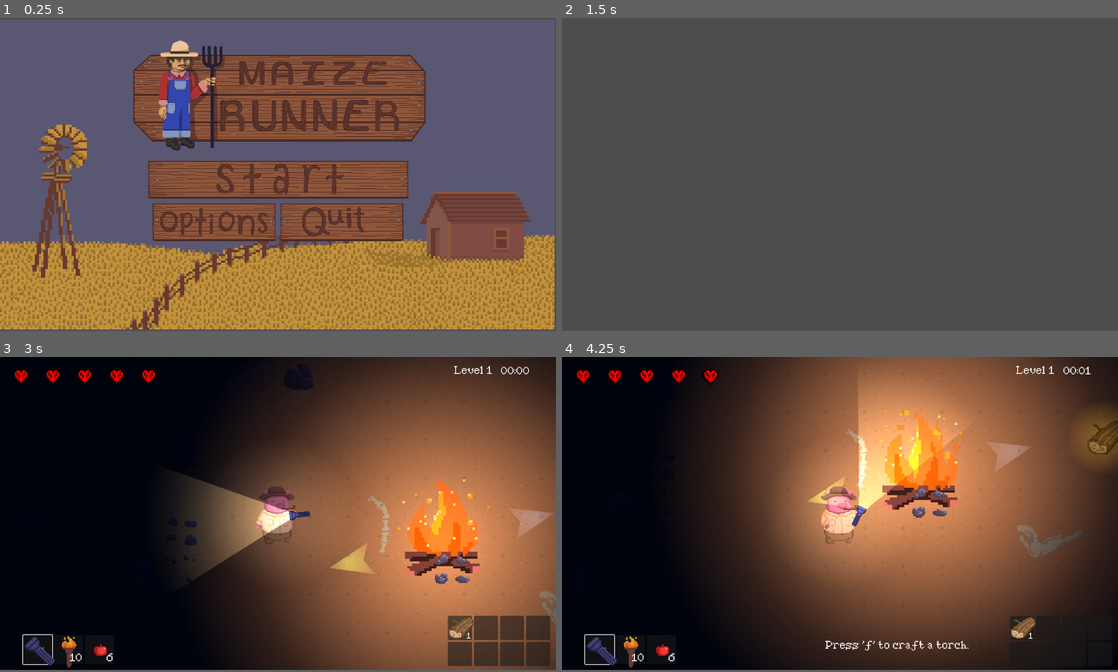
Above: before the commit, frames 1-4 (two rows, left to right).
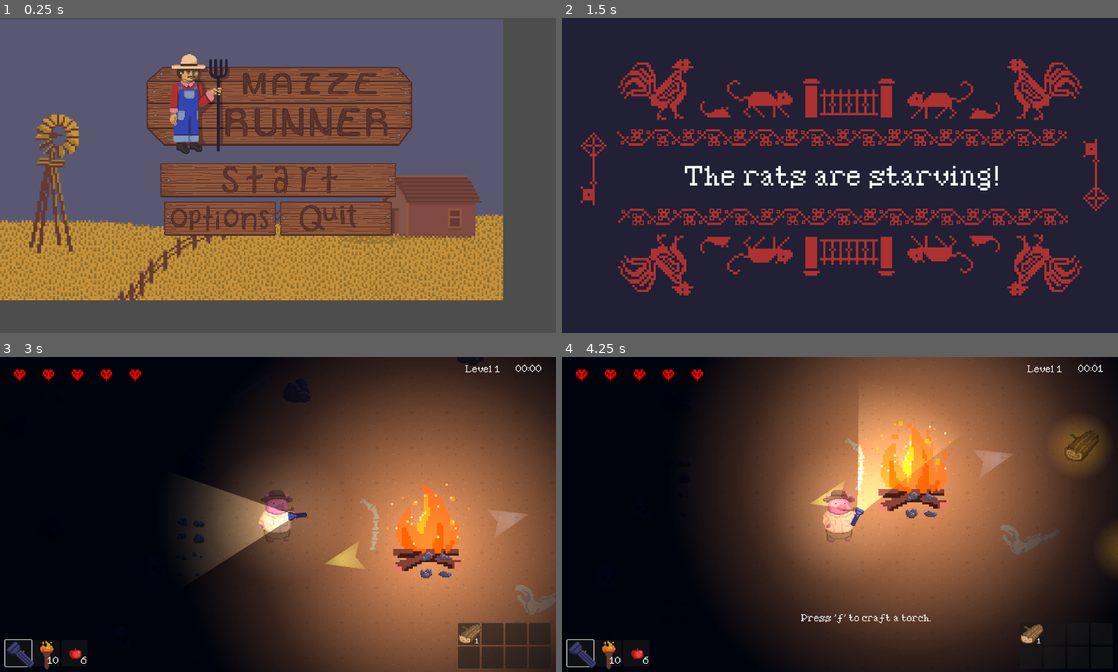
Above: after the commit, the same moments.

Repository: JasonLee4/MaizeRunnerGame
Game: Godot game, scene res://scenes/menus/main_menu.tscn
Same seed, same stepped clock (60 frames per second), same inputs: the game is played once before the commit and once after it. Sound files missing from this copy of the repository are replaced by a short silence.
Inputs (mouse positions are in pixels of both pictures, inside the frame that each line leads up to):
- Up to frame 1 (0.25 s): no input
- Up to frame 2 (1.5 s): click (840, 178) at 0.5 s; click "LOAD SAVE - -" at 1.25 s
- Up to frame 3 (3 s): tap Enter at 2 s; move the mouse to (400, 498) at 2.02 s; hold D (right) 2.03-2.78 s; hold F (advance_dialogue) 2.03-2.78 s; tap Space (dash) at 2.75, 2.85 s; move the mouse to (166, 530) at 2.77 s; hold S (down) from 2.78 s (still down)
- Up to frame 4 (4.25 s): move the mouse to (895, 445) at 3.52 s; release S (down) at 3.53 s; hold D (right) from 3.53 s (still down); click (895, 445) at 3.6 s
In our replay, the window is 800x450 before the commit and 800x453 after it. These sizes can differ from the game's own. Grey fills any space a smaller window leaves; there, only what the larger window draws over its background counts as a difference.

The runs differ from the first frame. In frame 1, 49% of the frame differs, in the area x 0-100%, y 0-99%; in frame 2, 99%, in the area x 0-100%, y 0-100%; in frame 3, 15%; in frame 4, 14%.

Commit message:
change game resolution to 1270x720, add loading screen

Diff:
--- a/project.godot
+++ b/project.godot
@@ -22,6 +22,8 @@
 
 [display]
 
+window/size/viewport_width=1270
+window/size/viewport_height=720
 window/stretch/mode="viewport"
 
 [dotnet]
--- a/scenes/dungeon_gen/dungeon_gen.gd
+++ b/scenes/dungeon_gen/dungeon_gen.gd
@@ -46,6 +46,8 @@
 	spawn_enemies(enemies_per_rm)
 	print("Spawn items...")
 	spawn_items()
+	# hide loading screen
+	turn_off_loading()
 	# start game timer
 	Globals.lvl_start.emit()
 	$Ambiance.play()
@@ -296,6 +298,10 @@
 	var room2_rect = Rect2(room2.global_position, room2.size + Vector2(20,20))
 	return room1_rect.intersects(room2_rect)
 
+func turn_off_loading():
+	$LoadingScreen.visible = false
+	$CanvasModulate.visible = true
+
 func _input(event):
 	pass
 	#if event.is_action_pressed("reload"):
--- a/scenes/dungeon_gen/dungeon_gen.tscn
+++ b/scenes/dungeon_gen/dungeon_gen.tscn
@@ -1,13 +1,53 @@
-[gd_scene load_steps=5 format=3 uid="uid://dx3kt1flbreh8"]
+[gd_scene load_steps=7 format=3 uid="uid://dx3kt1flbreh8"]
 
 [ext_resource type="Script" path="res://scenes/dungeon_gen/dungeon_gen.gd" id="1_7plxx"]
 [ext_resource type="TileSet" uid="uid://vii48tc24ua7" path="res://assets/tilesets/corn_ground_tileset.tres" id="2_0cbpq"]
+[ext_resource type="Texture2D" uid="uid://d33ww4b36dowc" path="res://assets/menu_assets/loading_screen.png" id="2_h2pyp"]
 [ext_resource type="AudioStream" uid="uid://crs2tawygcvpd" path="res://assets/audio/ambiance/Ambience_Armory.wav" id="3_51tyk"]
 [ext_resource type="AudioStream" uid="uid://eocc1t221tix" path="res://assets/audio/ambiance/437004__samuelgremaud__ambience-night-in-nature-south-of-france-7.wav" id="3_84oys"]
+[ext_resource type="FontFile" uid="uid://d1eqqtaqlhuy4" path="res://assets/ui/PixelSleigh.ttf" id="3_w7oc5"]
 
 [node name="DungeonGen" type="Node2D"]
 y_sort_enabled = true
 script = ExtResource("1_7plxx")
+
+[node name="LoadingScreen" type="Control" parent="."]
+clip_contents = true
+layout_mode = 3
+anchors_preset = 0
+offset_right = 1270.0
+offset_bottom = 720.0
+size_flags_horizontal = 0
+size_flags_vertical = 0
+
+[node name="Background" type="HBoxContainer" parent="LoadingScreen"]
+layout_mode = 0
+offset_right = 2400.0
+offset_bottom = 1350.0
+scale = Vector2(0.535, 0.535)
+
+[node name="TextureRect" type="TextureRect" parent="LoadingScreen/Background"]
+layout_mode = 2
+texture = ExtResource("2_h2pyp")
+
+[node name="Label" type="Label" parent="LoadingScreen"]
+layout_mode = 1
+anchors_preset = 8
+anchor_left = 0.5
+anchor_top = 0.5
+anchor_right = 0.5
+anchor_bottom = 0.5
+offset_left = -483.0
+offset_top = -34.0
+offset_right = 483.0
+offset_bottom = 70.0
+grow_horizontal = 2
+grow_vertical = 2
+theme_override_fonts/font = ExtResource("3_w7oc5")
+theme_override_font_sizes/font_size = 45
+text = "The rats are starving!"
+horizontal_alignment = 1
+vertical_alignment = 1
 
 [node name="Rooms" type="Node2D" parent="."]
 light_mask = 0
@@ -34,6 +74,7 @@
 [node name="Enemies" type="Node2D" parent="."]
 
 [node name="CanvasModulate" type="CanvasModulate" parent="."]
+visible = false
 color = Color(0.00392157, 0.0235294, 0.141176, 1)
 
 [node name="Crickets" type="AudioStreamPlayer" parent="."]
--- a/scenes/ui/ui.tscn
+++ b/scenes/ui/ui.tscn
@@ -65,17 +65,19 @@
 format = 2
 
 [node name="HotBar" parent="." instance=ExtResource("5_hlh8u")]
-offset_left = 48.0
-offset_top = 576.0
-offset_right = -920.0
-offset_bottom = -8.0
+offset_left = 12.0
+offset_top = 647.0
+offset_right = -956.0
+offset_bottom = 63.0
+size_flags_horizontal = 0
+size_flags_vertical = 8
 
 [node name="CurrentLvl" type="Control" parent="."]
 layout_mode = 3
 anchors_preset = 0
-offset_left = 939.0
+offset_left = 1061.0
 offset_top = 12.0
-offset_right = 1007.0
+offset_right = 1129.0
 offset_bottom = 52.0
 
 [node name="LvlText" type="Label" parent="CurrentLvl"]
@@ -90,10 +92,10 @@
 [node name="GameTimer" type="Control" parent="."]
 layout_mode = 3
 anchors_preset = 0
-offset_left = 986.0
-offset_top = 4.0
-offset_right = 1152.0
-offset_bottom = 50.0
+offset_left = 1126.0
+offset_top = 2.0
+offset_right = 1292.0
+offset_bottom = 48.0
 
 [node name="TimerText" type="Label" parent="GameTimer"]
 layout_mode = 1
Binary file added: assets/menu_assets/loading_screen.png
Not shown, added: assets/menu_assets/loading_screen.png.import
